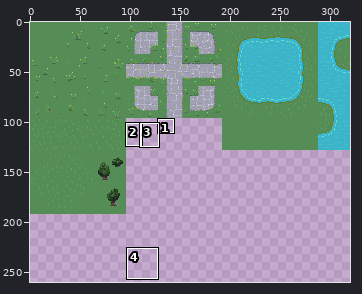
Edited in one commit: sprite sheet (assets/textures/bg tiles/Background Tilemap.png). The picture above shows the old version from afar; the outline marks the close-up.
Close-up. Before the edit:
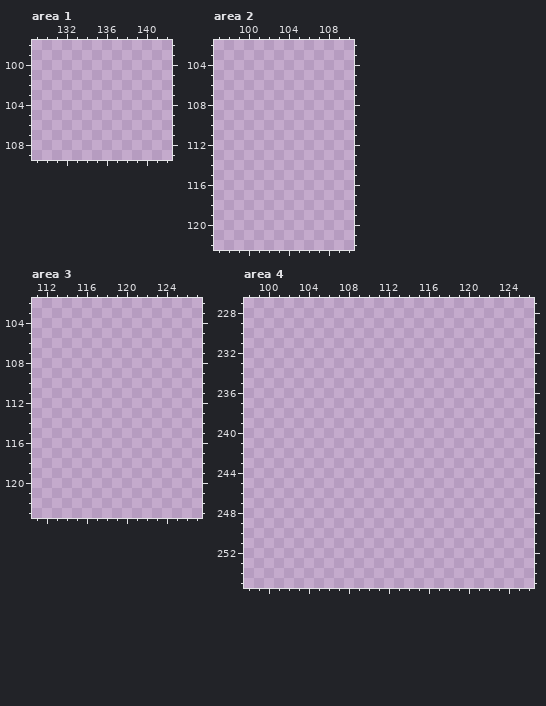
The file is 320x320 pixels. Colours within 5 levels of each other are drawn and written as one. Shown: area 1: x 129..142, y 98..109; area 2: x 97..110, y 102..122; area 3: x 111..127, y 102..123; area 4: x 98..126, y 227..255. The wide view leaves out empty margins. The commit also changed other parts of the picture, which this record leaves out.
After:
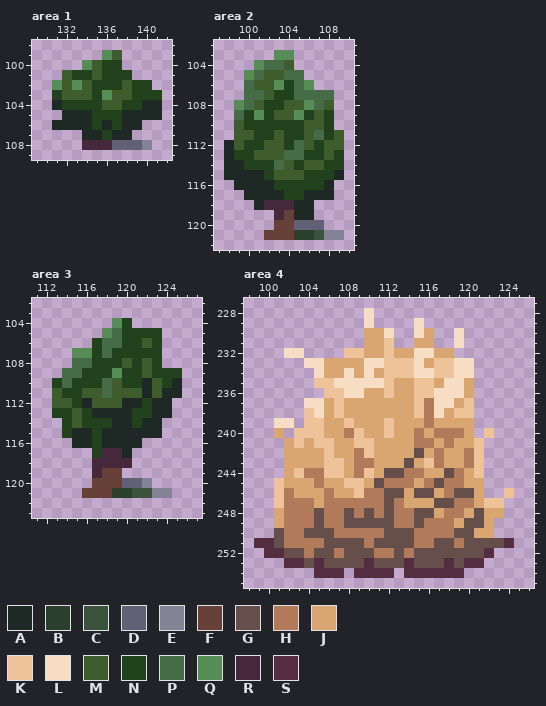
Palette (. is transparent): A #1e2925  B #2b402c  C #3b523c  D #626075  E #848396  F #664039  G #664f4b  H #b07a5b  J #d9a571  K #eec39a  L #f7ddc3  M #3e5c2c  N #22421d  P #466b47  Q #568c56  R #45283c  S #542d41
Changes in this commit:
Changed rows in their new state; - is an unchanged pixel.
Area 1:
first column x 131:
 99 -----QM----
100 ---QMNN----
101 -MNNMNNN---
102 QMQMNNNMNN-
103 NMMMNQMMNNN
104 ANNNNMMNNAA
105 -AAANNNAAAA
106 AAAANANAA--
107 ---AANAA---
108 ---RRRDDDE-
Area 2:
first column x 98:
103 -----QQ-----
104 ---QPPM-----
105 --QPMMPP----
106 --PMMQNPQ---
107 --PPMNNPPPP-
108 -QPMNNMMQPM-
109 -PNQNMMQNMN-
110 -MNNNNNNMMN-
111 -MMNNMNNMPNM
112 AMNNMMNPMNMM
113 ANNMMMPPNNMN
114 AANNNPMNMMNN
115 AAAANMMMNNNA
116 -AAAANNNNNA-
117 --AAAANNAAA-
118 ---ARRRAA---
119 -----RFAA---
120 -----FFDDD--
121 ----FFFBBCEE
Area 3:
first column x 113:
104 ------QN-----
105 -----QPNNNN--
106 ----NPPNNMN--
107 --QQNPNNNNN--
108 --PPNNNMNMN--
109 -PPNNNQNNMNNN
110 NPNNNPMNNAMNA
111 MNNMMPMMMAMAA
112 MMNAMMMAANAA-
113 NNMNAAAANNAA-
114 -NMNNNAANAA--
115 -NAANAAAAAA--
116 --AANAAAA----
117 ----NRRA-----
118 ----RRRR-----
119 ----RFF------
120 ----FFFDDE---
121 ---FFFBBCCEE-
Area 4:
first column x 99:
228 -----------L--------------
229 -----------L----L---------
230 -----------JJL--LJ--L-----
231 -----------JJK--JJ--L-----
232 ---LL----KKJJKJJLLJJ------
233 -----LLJJJJLLKKKLJKKLL----
234 ------LJJLJLJKKKLLKKLL----
235 ------KKLLLLLKJJKKJLLJ----
236 -------KKLLJJKJJKKLLLJ----
237 -----LLJKJJJJJJJKHLLJK----
238 -----KLJKJJJJJJJKHLJKK----
239 --LL-KKJJKJJJKJJJHJJJJ----
240 --J-KKKJJHKJJKJJHJHHHJ-K--
241 ---JKJKKJJKKJJJJHHJHJJK---
242 ---JJJJKJJHKJJJJGJHJJHK---
243 ---JJJJKKJHHJJJGJKHJJHK---
244 ---JKHHKKJHKJGGHHJJGHJK---
245 --KJJJHJJKKJGHHHJHGHHJJ---
246 --KHJJJHJJKHHGGJGGJHGGJ--K
247 --KHHHJHHHHHHGHJJJGGHHJKK-
248 --JHHHGHHGHGHGHHGGJHHJGJJ-
249 --JHHHGHHGGGGGHHGHHHJGGJ--
250 --GHHGGGHHHHHGGGHHHHGGJJ--
251 SSGHHHHGGGGHGGGGHHGGHGGGGS
252 -SSGGHGGHGGGHHGHGGGGGGGS--
253 ---SSGSGGGGSGGGSGGGSGSS---
254 ------SSS-SSSS-SSSSSS-----
Boxes around the changes in both close-ups, in picture pixels (x1, y1, x2, y2):
added: (52, 50, 162, 150)
added: (224, 50, 344, 240)
added: (52, 318, 182, 498)
added: (254, 308, 514, 578)
